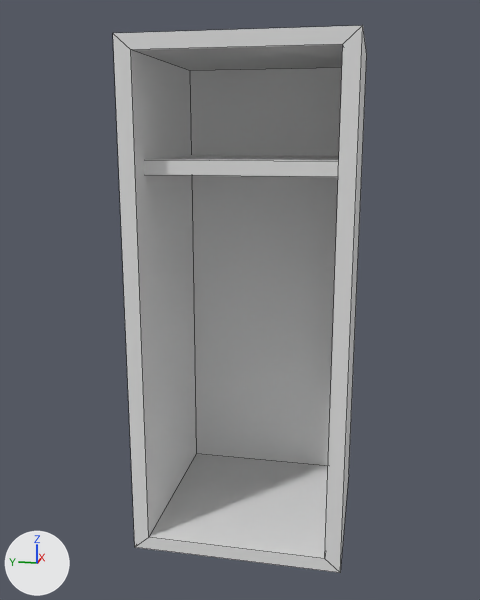
An edit to the FBX model Content/Assets/Models/locker.FBX, drawn before and after from the same camera.
Rendered twice from a 50 mm camera at (-1.493, -0.069, 0.362) aimed at (-0.008, 0.228, -0.009). Every picture has the same lights, and +X, +Y and +Z are marked at lower left. Mesh edges are drawn as thin lines. Where no turn or scale is listed for an object, it has been applied to the vertices.
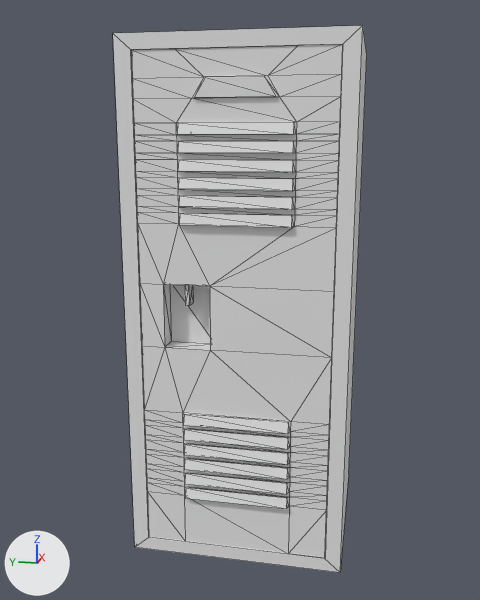
The newer file is also rescaled (x2.54), turned or shifted as a whole; pictures and numbers use the older file's frame.

What differs and where, as boxes [x1, y1, x2, y2] in the pictures (480 x 600 px):
'Object002', added: after [131, 44, 343, 558]
'Object001', unchanged, covered by the edit: [113, 25, 367, 573] in both

What changed in the scene script:
```text
Add me_mesh_001:
    me_mesh_001.from_pydata(...)  # 301 vertices, 518 faces; spans x -0.023..0.032, y 0.014..0.412, z -0.522..0.522
Add ob_object002:
    ob_object002 = bpy.data.objects.new('Object002', me_mesh_001)
    ob_object002.location = (-0.204, -0.014, 0.0)
```
